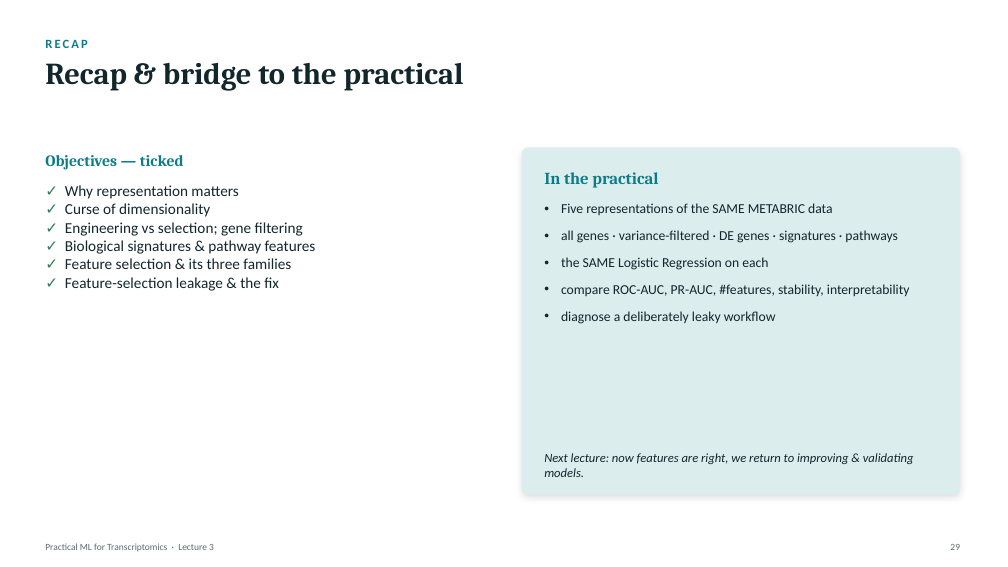
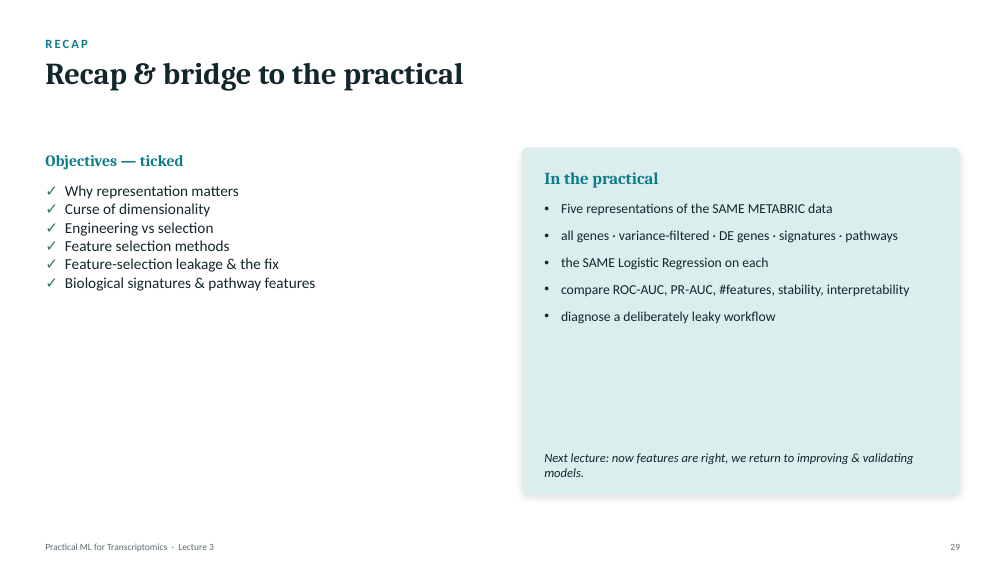
Before and after one commit to zhanyinx/ml26, a slide deck: slide 24 of lessons/lesson03_feature_engineering/theory/slides/Lecture3 - Feature Engineering and Biological Representation.pptx. Drawn at 1008x567 pixels with LibreOffice and Linux fonts; fonts in the diff are those of the drawing. Boxes give left, top, right and bottom in pixels: in the first picture for what was removed or moved away, otherwise in the second. Text is boxed around its words. In the diff, an @@ line names an element or a change of style, - is before the commit and + after.

```diff
--- a/lessons/lesson03_feature_engineering/theory/slides/Lecture3 - Feature Engineering and Biological Representation.pptx
+++ b/lessons/lesson03_feature_engineering/theory/slides/Lecture3 - Feature Engineering and Biological Representation.pptx
@@ text at <box>65,222,279,272</box>: text changed @@
-✓ Engineering vs selection; gene filtering
+✓ Engineering vs selection
+✓ Feature selection methods
+✓ Feature-selection leakage & the fix
@@ text at <box>65,258,291,291</box>: paragraphs removed @@
-✓ Feature selection & its three families
-✓ Feature-selection leakage & the fix
```
Also in this commit, not shown: 1 other slide changed.
